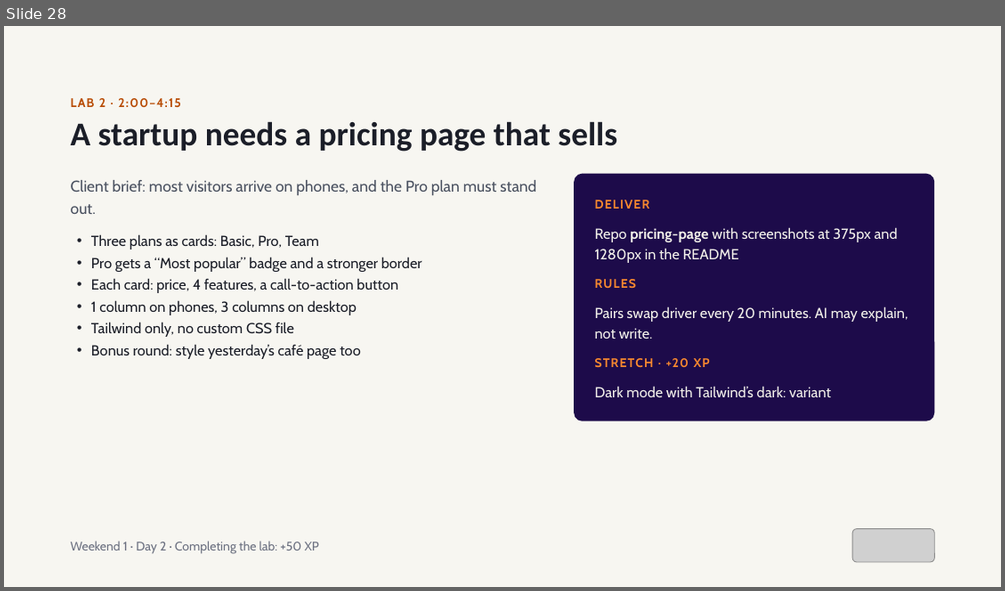
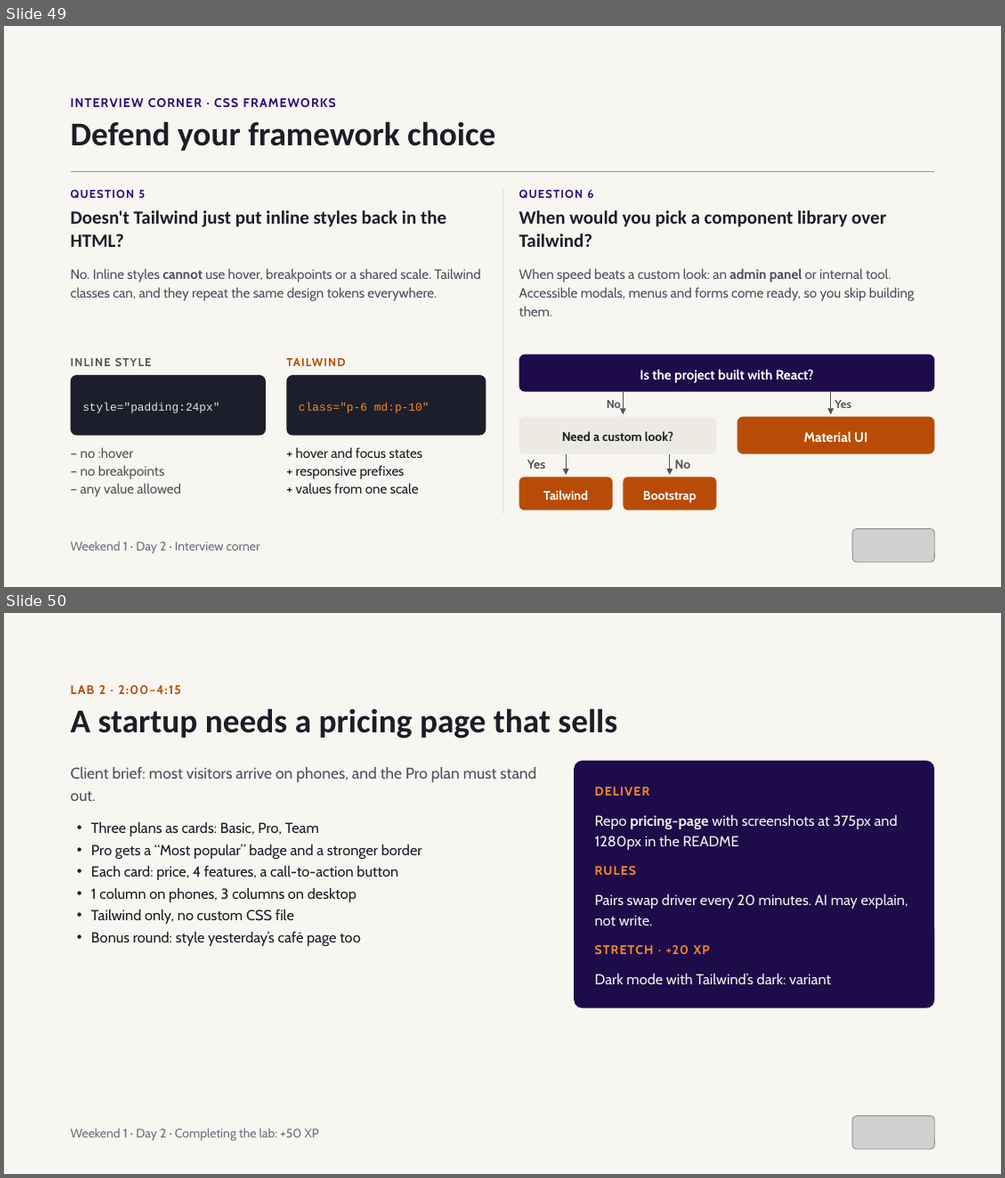
Before and after one commit to Matiz009/web-qi, a slide deck: resources/Weekend 1 — Dev Foundations & Modern Web.pptx. Shown one above the other, each under a label of ours: slide 28 before the commit, slides 49 and 50 after it. The pictures are 1005x591 and 1005x1178 pixels, drawn with LibreOffice and Linux fonts; fonts in the diff are those of the drawing; grey boxes stand for pictures. Boxes give left, top, right and bottom in pixels: in the first picture for what was removed or moved away, otherwise in the second. Text is boxed around its words. In the diff, an @@ line names an element or a change of style, - is before the commit and + after.

```diff
--- a/resources/Weekend 1 — Dev Foundations & Modern Web.pptx
+++ b/resources/Weekend 1 — Dev Foundations & Modern Web.pptx
@@ slide 49 added at (x1=4, y1=26, x2=1001, y2=587), background #F7F6F1 @@
@@ text added at (x1=71, y1=98, x2=336, y2=107), 12 pt, text #2F0A75, bold @@
+INTERVIEW CORNER · CSS FRAMEWORKS
@@ title added at (x1=71, y1=121, x2=495, y2=151), 32 pt, text #1B1E28, bold @@
+Defend your framework choice
@@ line added from (71, 171) to (934, 171), #8B93A7 0.75 pt @@
@@ text added at (x1=71, y1=190, x2=145, y2=198), 11 pt, text #2F0A75, bold @@
+QUESTION 5
@@ text added at (x1=71, y1=210, x2=446, y2=247), 18 pt, text #1B1E28, bold @@
+Doesn't Tailwind just put inline styles back in the HTML?
@@ line added from (502, 188) to (502, 515), #E1E0DD 0.75 pt @@
@@ text added at (x1=519, y1=190, x2=593, y2=198), 11 pt, text #2F0A75, bold @@
+QUESTION 6
@@ text added at (x1=519, y1=210, x2=886, y2=247), 18 pt, text #1B1E28, bold @@
+When would you pick a component library over Tailwind?
@@ text added at (x1=71, y1=268, x2=481, y2=301), 13 pt, text #4A5160 @@
+No. Inline styles cannot use hover, breakpoints or a shared scale. Tailwind classes can, and they repeat the same design tokens everywhere.
@@ text added at (x1=519, y1=268, x2=914, y2=316), 13 pt, text #4A5160 @@
+When speed beats a custom look: an admin panel or internal tool. Accessible modals, menus and forms come ready, so you skip building them.
@@ text added at (x1=71, y1=358, x2=152, y2=366), 11 pt, text #52545A, bold @@
+INLINE STYLE
@@ text added at (x1=286, y1=358, x2=345, y2=366), 11 pt, text #B84C06, bold @@
+TAILWIND
@@ rounded rectangle added at (x1=519, y1=354, x2=935, y2=392), fill #1D0B4A, 13 pt, text #FFFFFF, bold @@
+Is the project built with React?
@@ rounded rectangle added at (x1=71, y1=375, x2=266, y2=435), fill #1C1F2B, 11 pt, text #E6E4DC @@
+style="padding:24px"
@@ rounded rectangle added at (x1=287, y1=375, x2=486, y2=435), fill #1C1F2B, 11 pt, text #F7882F @@
+class="p-6 md:p-10"
@@ arrow added from (623, 392) to (623, 414), #52545A 1 pt @@
@@ arrow added from (831, 392) to (831, 414), #52545A 1 pt @@
@@ rounded rectangle added at (x1=519, y1=417, x2=717, y2=454), fill #ECEAE3, 12 pt, text #1B1E28, bold @@
+Need a custom look?
@@ text added at (x1=607, y1=400, x2=621, y2=410), 11 pt, text #52545A, bold @@
+No
@@ rounded rectangle added at (x1=737, y1=417, x2=935, y2=454), fill #B84C06, 13 pt, text #FFFFFF, bold @@
+Material UI
@@ text added at (x1=834, y1=400, x2=851, y2=408), 11 pt, text #52545A, bold @@
+Yes
@@ text added at (x1=81, y1=447, x2=181, y2=497), 13 pt, text #52545A @@
+– no :hover
+– no breakpoints
+– any value allowed
@@ text added at (x1=296, y1=447, x2=423, y2=493), 13 pt, text #1B1E28 @@
++ hover and focus states
++ responsive prefixes
++ values from one scale
@@ rounded rectangle added at (x1=519, y1=477, x2=613, y2=510), fill #B84C06, 12 pt, text #FFFFFF, bold @@
+Tailwind
@@ text added at (x1=527, y1=459, x2=545, y2=468), 12 pt, text #52545A, bold @@
+Yes
@@ arrow added from (566, 454) to (566, 475), #52545A 1 pt @@
@@ rounded rectangle added at (x1=623, y1=477, x2=717, y2=510), fill #B84C06, 12 pt, text #FFFFFF, bold @@
+Bootstrap
@@ arrow added from (670, 454) to (670, 475), #52545A 1 pt @@
@@ text added at (x1=675, y1=459, x2=691, y2=468), 12 pt, text #52545A, bold @@
+No
@@ picture added at (x1=853, y1=529, x2=935, y2=562) @@
@@ text added at (x1=71, y1=540, x2=260, y2=554), 12 pt, text #6B7080 @@
+Weekend 1 · Day 2 · Interview corner
@@ what was slide 28 is now slide 50 @@
```
Also in this commit, not shown: 10 slides changed, 21 other slides added, 5 other files.
